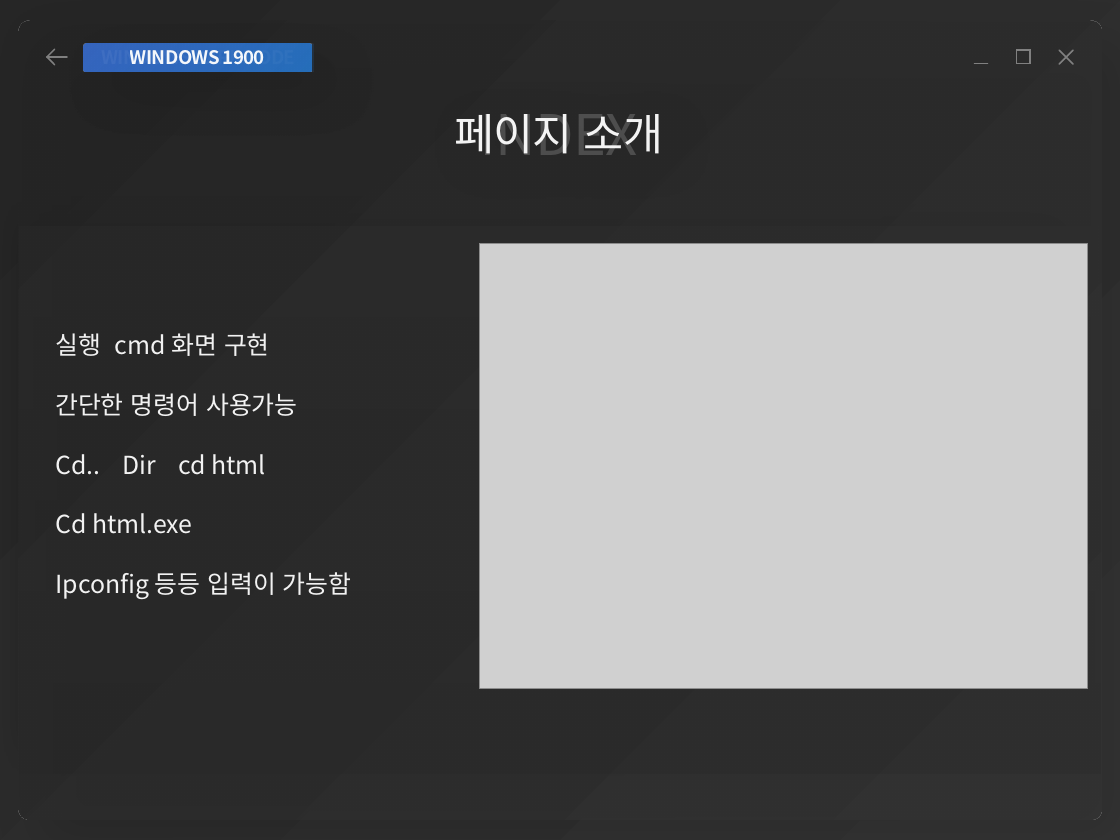
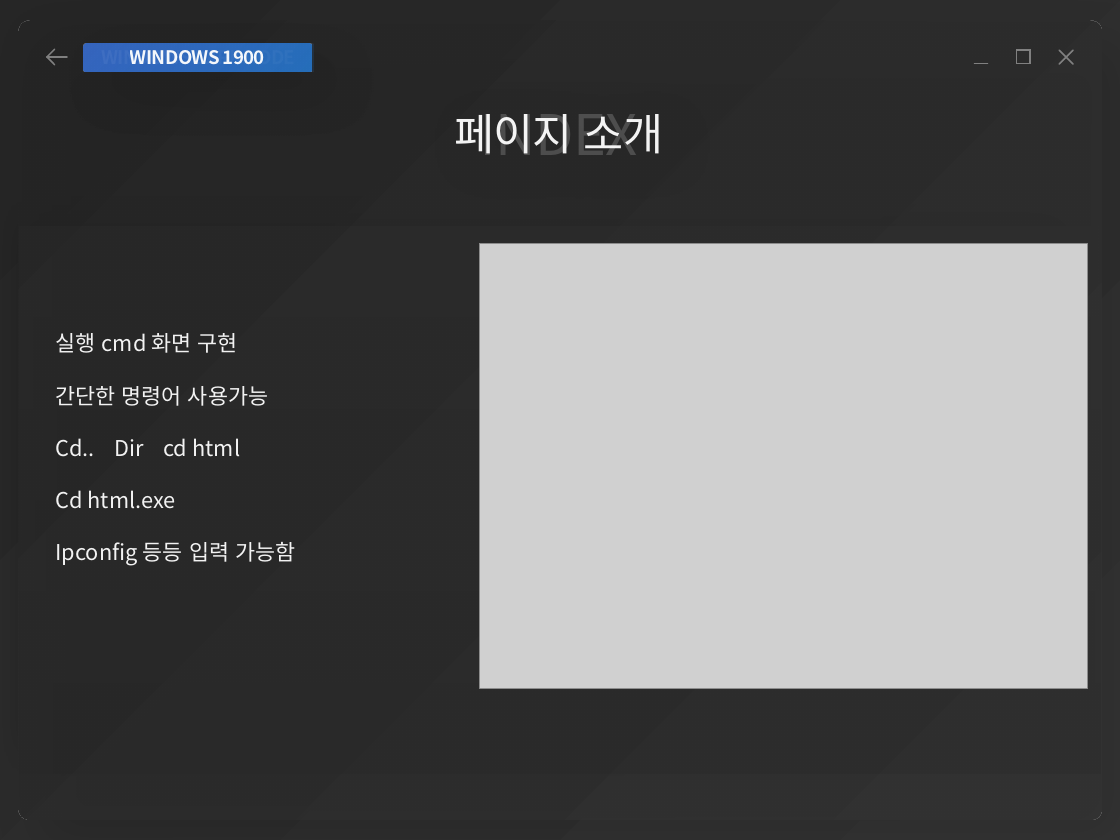
Before and after one commit to yonggyu01/windowProject, a slide deck: slide 19 of 김용규 개인포폴.pptx. Drawn at 1120x840 pixels with LibreOffice and Linux fonts; fonts in the diff are those of the drawing; grey boxes stand for pictures; background and template pictures are left out. Boxes give left, top, right and bottom in pixels: in the first picture for what was removed or moved away, otherwise in the second. Text is boxed around its words. In the diff, an @@ line names an element or a change of style, - is before the commit and + after.

```diff
--- a/김용규 개인포폴.pptx
+++ b/김용규 개인포폴.pptx
@@ text at <box>55,333,268,509</box>: size 16 to 14 pt in "실행 cmd 화면 구현", "간단한 명령어 사용가능", "Cd.. Dir cd html", "Cd html.exe" @@
@@ text at <box>55,542,295,566</box>: text changed; size 16 to 14 pt @@
-Ipconfig 등등 입력이 가능함
+Ipconfig 등등 입력 가능함
```
Also in this commit, not shown: 17 other slides changed, 4 other files.
